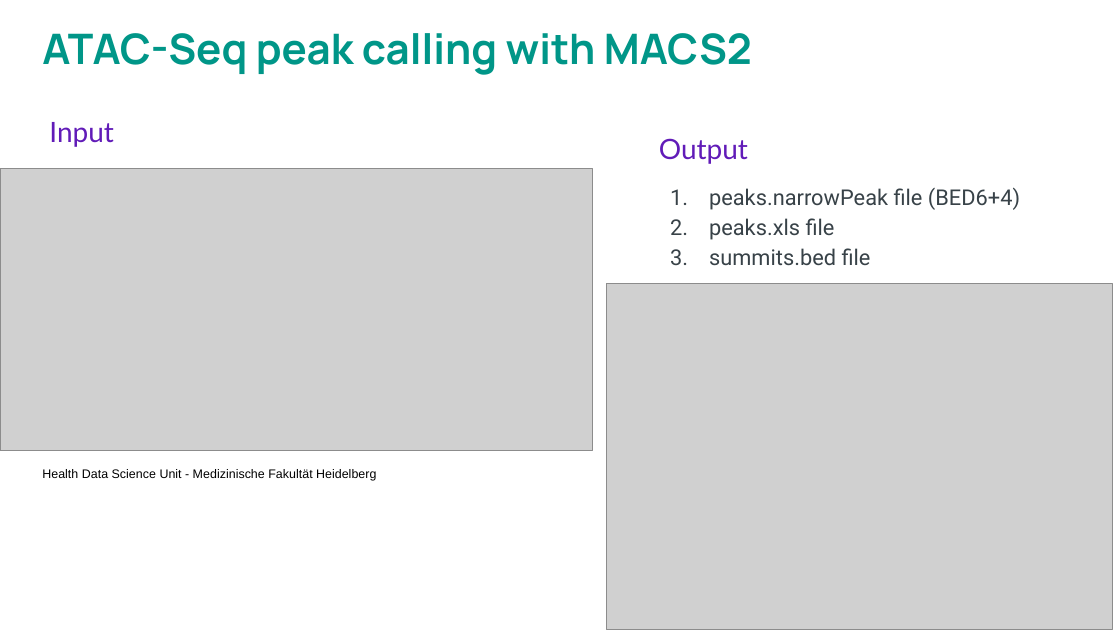
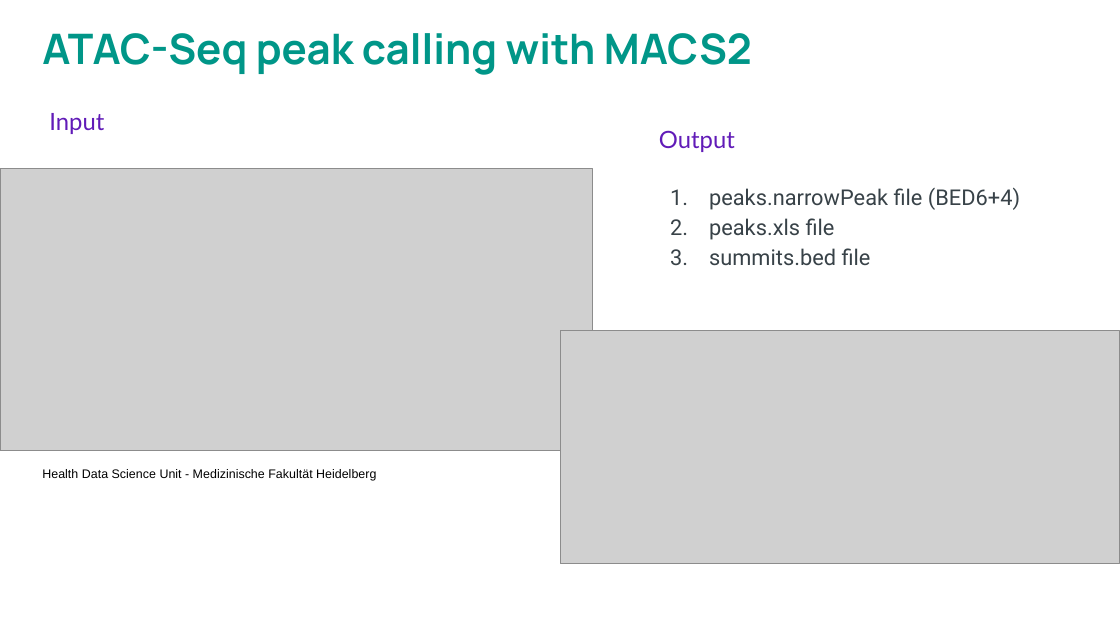
Before and after one commit to kcardonal/BESE394A_Kelly_Cardona, a slide deck: slide 5 of Group_Excercises/BESE394A_Group2_Week2.pptx. Drawn at 1120x630 pixels with LibreOffice and Linux fonts; fonts in the diff are those of the drawing; grey boxes stand for pictures. Boxes give left, top, right and bottom in pixels: in the first picture for what was removed or moved away, otherwise in the second. Text is boxed around its words. In the diff, an @@ line names an element or a change of style, - is before the commit and + after.

```diff
--- a/Group_Excercises/BESE394A_Group2_Week2.pptx
+++ b/Group_Excercises/BESE394A_Group2_Week2.pptx
@@ text "Input" at [49, 113, 104, 134]: size 18 to 15.3 pt; line spacing 1.15 to 0.95 @@
@@ text "Output" at [659, 130, 735, 152]: size 18 to 15.3 pt; line spacing 1.15 to 0.95 @@
@@ picture: place and size @@
-picture at [607, 283, 1112, 629]
+picture at [560, 330, 1120, 563]
```
Also in this commit, not shown: 1 other slide changed, 20 other files.
